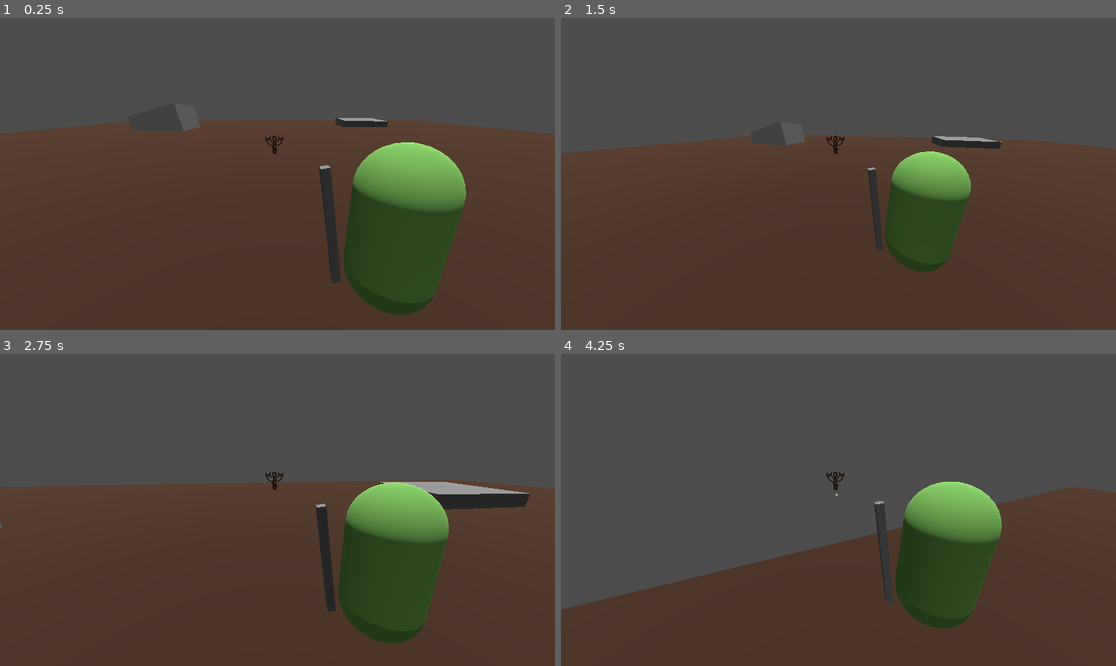
Above: before the commit, frames 1-4 (two rows, left to right).
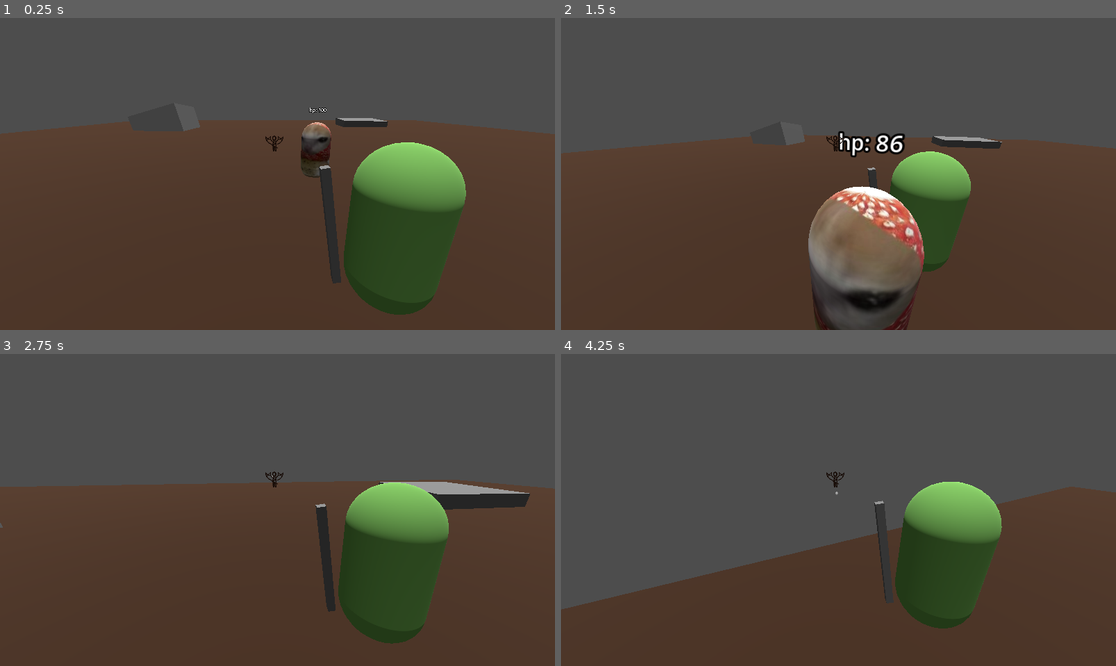
Above: after the commit, the same moments.

Repository: FlBisquit/SpoRPG
Game: Godot game, scene res://scenes/main.tscn
Same seed, same stepped clock (60 frames per second), same inputs: the game is played once before the commit and once after it.
Inputs (mouse positions are in pixels of both pictures, inside the frame that each line leads up to):
- Up to frame 1 (0.25 s): no input
- Up to frame 2 (1.5 s): tap Enter at 0.5 s; move the mouse to (866, 174) at 0.52 s; hold W (forward) from 0.53 s (still down); click (866, 174) at 0.6 s; tap Space (jump) at 0.77 s; move the mouse to (810, 174) at 1.27 s; tap Shift (dash) at 1.35 s
- Up to frame 3 (2.75 s): keep holding W (forward); tap Space (jump) at 1.52 s; click (249, 510) at 1.55 s; move the mouse to (288, 503) at 2.02 s; click (288, 503) at 2.1 s
- Up to frame 4 (4.25 s): keep holding W (forward); move the mouse to (832, 516) at 2.77 s; click (832, 516) at 2.85 s; tap Space (jump) at 3.02, 3.77 s; move the mouse to (877, 513) at 3.52 s; tap Shift (dash) at 3.6 s; click (877, 513) at 3.8 s

The runs differ from the first frame. In frame 1, 0.8% of the frame differs, in the area x 47-60%, y 28-52%; in frame 2, 7.6%, in the area x 44-66%, y 36-100%; in frame 3, less than 0.1%; in frame 4, less than 0.1%.

Commit message:
Added test target, damage and death effect. Some sounds. and probably hit sound but i think i dont like it so it's temporrary commented

Diff:
--- /dev/null
+++ b/objs/effects/explossion_effect.gd
@@ -0,0 +1,14 @@
+extends Node3D
+
+@onready var smoke: GPUParticles3D = $smoke
+@onready var explosion: GPUParticles3D = $explosion
+@onready var debris: GPUParticles3D = $debris
+@onready var explosion_sound: AudioStreamPlayer3D = $ExplosionSound
+
+func explode():
+	debris.emitting = true
+	explosion.emitting = true
+	smoke.emitting = true
+	explosion_sound.play()
+	await get_tree().create_timer(2.0).timeout
+	queue_free()
--- /dev/null
+++ b/objs/effects/explossion_effect.tscn
@@ -0,0 +1,152 @@
+[gd_scene format=3 uid="uid://ccdf58vw65krg"]
+
+[ext_resource type="Script" uid="uid://bbauvibilbanp" path="res://objs/effects/explossion_effect.gd" id="1_l80kx"]
+[ext_resource type="AudioStream" uid="uid://c1olw4uuw5nyy" path="res://sounds/impact_explosion_03.mp3" id="2_7vyk7"]
+
+[sub_resource type="Curve" id="Curve_l71k0"]
+_data = [Vector2(0, 0.5158817), 0.0, 0.0, 0, 0, Vector2(0.50279325, 1), 0.0, 0.0, 0, 0, Vector2(0.88268155, 0.16703176), 0.0, 0.0, 0, 0]
+point_count = 3
+
+[sub_resource type="CurveTexture" id="CurveTexture_c1m1w"]
+curve = SubResource("Curve_l71k0")
+
+[sub_resource type="Curve" id="Curve_c1m1w"]
+_limits = [0.0, 2.0, 0.0, 1.0]
+_data = [Vector2(0.019553073, 1.7864184), 0.0, 0.0, 0, 0, Vector2(0.8994413, 1.060241), 0.0, 0.0, 0, 0]
+point_count = 2
+
+[sub_resource type="CurveTexture" id="CurveTexture_jlc54"]
+curve = SubResource("Curve_c1m1w")
+
+[sub_resource type="Curve" id="Curve_e0t13"]
+_data = [Vector2(0, 0.31653887), 0.0, 0.0, 0, 0, Vector2(0.32960892, 0.6938664), 0.0, 0.0, 0, 0, Vector2(1, 0), 0.0, 0.0, 0, 0]
+point_count = 3
+
+[sub_resource type="CurveTexture" id="CurveTexture_aejmm"]
+curve = SubResource("Curve_e0t13")
+
+[sub_resource type="ParticleProcessMaterial" id="ParticleProcessMaterial_p4nqf"]
+emission_shape = 1
+emission_sphere_radius = 1.0
+direction = Vector3(0, -1, 0)
+initial_velocity_min = 1.0
+initial_velocity_max = 2.0
+gravity = Vector3(0, 5, 0)
+scale_min = 0.5
+scale_max = 1.5
+scale_curve = SubResource("CurveTexture_aejmm")
+alpha_curve = SubResource("CurveTexture_c1m1w")
+emission_curve = SubResource("CurveTexture_jlc54")
+
+[sub_resource type="StandardMaterial3D" id="StandardMaterial3D_7jpoo"]
+transparency = 1
+vertex_color_use_as_albedo = true
+albedo_color = Color(0.2504407, 0.21413174, 0.2040385, 1)
+
+[sub_resource type="SphereMesh" id="SphereMesh_4w3vh"]
+material = SubResource("StandardMaterial3D_7jpoo")
+height = 1.1
+radial_segments = 8
+rings = 4
+
+[sub_resource type="Gradient" id="Gradient_jlc54"]
+colors = PackedColorArray(0.4864257, 0.27379742, 1.4439226e-07, 1, 1, 0, 0, 1)
+
+[sub_resource type="GradientTexture1D" id="GradientTexture1D_e0t13"]
+gradient = SubResource("Gradient_jlc54")
+
+[sub_resource type="Curve" id="Curve_aejmm"]
+_data = [Vector2(0, 0.22398686), 0.0, 0.0, 0, 0, Vector2(0.37150836, 0.76506025), 0.0, 0.0, 0, 0, Vector2(0.9078212, 0), 0.0, 0.0, 0, 0]
+point_count = 3
+
+[sub_resource type="CurveTexture" id="CurveTexture_p4nqf"]
+curve = SubResource("Curve_aejmm")
+
+[sub_resource type="Curve" id="Curve_7jpoo"]
+_data = [Vector2(0.011173189, 0.37349397), 0.0, 0.0, 0, 0, Vector2(0.5083799, 0.85761225), 0.0, 0.0, 0, 0, Vector2(1, 0.10295725), 0.0, 0.0, 0, 0]
+point_count = 3
+
+[sub_resource type="CurveTexture" id="CurveTexture_4w3vh"]
+curve = SubResource("Curve_7jpoo")
+
+[sub_resource type="ParticleProcessMaterial" id="ParticleProcessMaterial_84hnu"]
+emission_shape = 1
+emission_sphere_radius = 1.0
+direction = Vector3(0, -1, 0)
+spread = 90.0
+initial_velocity_min = 2.0
+initial_velocity_max = 4.0
+gravity = Vector3(0, 2, 0)
+radial_accel_min = -2.2351742e-06
+radial_accel_max = 1.0499977
+scale_curve = SubResource("CurveTexture_4w3vh")
+color = Color(0.74088365, 0.36261493, 0.18720767, 1)
+color_ramp = SubResource("GradientTexture1D_e0t13")
+emission_curve = SubResource("CurveTexture_p4nqf")
+
+[sub_resource type="StandardMaterial3D" id="StandardMaterial3D_wr4cf"]
+albedo_color = Color(0.7150328, 0.44272533, 0.23421082, 1)
+emission_enabled = true
+emission = Color(0.63610286, 0.35698587, 0, 1)
+emission_energy_multiplier = 3.0
+
+[sub_resource type="SphereMesh" id="SphereMesh_cd6cu"]
+material = SubResource("StandardMaterial3D_wr4cf")
+radial_segments = 8
+rings = 4
+
+[sub_resource type="ParticleProcessMaterial" id="ParticleProcessMaterial_yb4qx"]
+lifetime_randomness = 1.0
+particle_flag_align_y = true
+spread = 180.0
+initial_velocity_min = 12.0
+initial_velocity_max = 14.0
+gravity = Vector3(0, 0.2, 0.1)
+
+[sub_resource type="StandardMaterial3D" id="StandardMaterial3D_unxdk"]
+albedo_color = Color(0.6117647, 0.5058824, 0, 1)
+emission_enabled = true
+emission = Color(0.5081938, 0.23080528, 0, 1)
+emission_energy_multiplier = 2.0
+
+[sub_resource type="CylinderMesh" id="CylinderMesh_l80kx"]
+material = SubResource("StandardMaterial3D_unxdk")
+top_radius = 0.1
+bottom_radius = 0.0
+
+[node name="Explossion" type="Node3D" unique_id=55569673]
+script = ExtResource("1_l80kx")
+
+[node name="smoke" type="GPUParticles3D" parent="." unique_id=1821103086]
+emitting = false
+amount = 12
+sub_emitter = NodePath(".")
+lifetime = 1.5
+one_shot = true
+explosiveness = 1.0
+fixed_fps = 60
+process_material = SubResource("ParticleProcessMaterial_p4nqf")
+draw_pass_1 = SubResource("SphereMesh_4w3vh")
+
+[node name="explosion" type="GPUParticles3D" parent="." unique_id=363284877]
+emitting = false
+amount = 15
+amount_ratio = 0.5
+one_shot = true
+process_material = SubResource("ParticleProcessMaterial_84hnu")
+draw_pass_1 = SubResource("SphereMesh_cd6cu")
+
+[node name="debris" type="GPUParticles3D" parent="." unique_id=580407097]
+transform = Transform3D(1, 0, 0, 0, 1, 0, 0, 0, 1, 0.20000002, -0.1, -0.1)
+emitting = false
+sub_emitter = NodePath(".")
+lifetime = 0.5
+one_shot = true
+explosiveness = 1.0
+fixed_fps = 60
+process_material = SubResource("ParticleProcessMaterial_yb4qx")
+draw_pass_1 = SubResource("CylinderMesh_l80kx")
+
+[node name="ExplosionSound" type="AudioStreamPlayer3D" parent="." unique_id=219736103]
+transform = Transform3D(1, 0, 0, 0, 1, 0, 0, 0, 1, 0.20000002, -0.1, -0.1)
+stream = ExtResource("2_7vyk7")
--- a/objs/spells/sparkle.tscn
+++ b/objs/spells/sparkle.tscn
@@ -1,6 +1,7 @@
 [gd_scene format=3 uid="uid://dgmvwy745itus"]
 
 [ext_resource type="Script" uid="uid://bmh2tqqutsp1e" path="res://sparkle.gd" id="1_mfiqw"]
+[ext_resource type="AudioStream" uid="uid://b7lb6ellua2xa" path="res://sounds/eletricity.mp3" id="2_rgpt6"]
 
 [sub_resource type="CapsuleShape3D" id="CapsuleShape3D_rgpt6"]
 height = 1.861084
@@ -23,3 +24,10 @@
 transform = Transform3D(1, 0, 0, 0, 1, 0, 0, 0, 1, 0, 0, 1.2357566)
 spot_range = 2.0
 spot_angle = 32.261368
+
+[node name="sparkle sound" type="AudioStreamPlayer3D" parent="." unique_id=1128219775]
+stream = ExtResource("2_rgpt6")
+volume_db = -2.0
+pitch_scale = 2.53
+max_distance = 60.0
+max_polyphony = 2
--- a/scenes/main.tscn
+++ b/scenes/main.tscn
@@ -4,6 +4,9 @@
 [ext_resource type="Script" uid="uid://3hxlnjvdwm34" path="res://scenes/cameraSpringarm.gd" id="3_jyhfs"]
 [ext_resource type="Texture2D" uid="uid://d1e7kw1s8hyjh" path="res://images/interface/crosshair.png" id="3_sugp2"]
 [ext_resource type="Script" uid="uid://wkk8blupgri" path="res://scenes/stuff.gd" id="4_jyhfs"]
+[ext_resource type="AudioStream" uid="uid://ciqh7ml3g67y5" path="res://sounds/hit-marker.mp3" id="5_o6xl0"]
+[ext_resource type="Script" uid="uid://dlkv08ovdrqck" path="res://scenes/test_target.gd" id="5_tbgi4"]
+[ext_resource type="Texture2D" uid="uid://cmt64gughk88d" path="res://images/misc/shromcat.jpg" id="6_tefeu"]
 
 [sub_resource type="Environment" id="Environment_0wfyh"]
 
@@ -21,6 +24,13 @@
 
 [sub_resource type="StandardMaterial3D" id="StandardMaterial3D_tbgi4"]
 albedo_color = Color(0.2628975, 0.16511759, 0.09841924, 1)
+
+[sub_resource type="StandardMaterial3D" id="StandardMaterial3D_o6xl0"]
+albedo_texture = ExtResource("6_tefeu")
+
+[sub_resource type="CapsuleMesh" id="CapsuleMesh_tipki"]
+
+[sub_resource type="CapsuleShape3D" id="CapsuleShape3D_85g3d"]
 
 [node name="Main" type="Node3D" unique_id=1047446959]
 
@@ -74,7 +84,7 @@
 offset_left = -43.0
 offset_top = -133.0
 offset_right = 85.0
-offset_bottom = -5.0
+offset_bottom = -23.0
 grow_horizontal = 2
 grow_vertical = 2
 scale = Vector2(0.5, 0.5)
@@ -95,6 +105,10 @@
 
 [node name="cast_pos" type="Node3D" parent="Player/stuff" unique_id=593999385]
 transform = Transform3D(0.9966316, -0.07486114, 0.03349235, 0.0077346554, 0.4923628, 0.8703561, -0.08164622, -0.86716473, 0.4912835, 0.124595165, 0.4551767, 0.008198658)
+
+[node name="hitmarker" type="AudioStreamPlayer3D" parent="Player" unique_id=211811303]
+transform = Transform3D(1, 0, 0, 0, 1, 0, 0, 0, 1, 0, -0.23045516, -5)
+stream = ExtResource("5_o6xl0")
 
 [node name="Environmet" type="Node3D" parent="." unique_id=1446119933]
 
@@ -118,3 +132,17 @@
 transform = Transform3D(3.7700434, -0.2526656, -0.23641567, 1.0021276, 0.96214586, 0.39751995, 0.11387182, -0.10215373, 4.3288302, -12.813572, -1.8905609, -20.768345)
 use_collision = true
 size = Vector3(1.3105469, 8.078857, 0.97802734)
+
+[node name="test_target" type="StaticBody3D" parent="." unique_id=1690569225]
+transform = Transform3D(1, 0, 0, 0, 1, 0, 0, 0, 1, 0, 1, -5)
+script = ExtResource("5_tbgi4")
+
+[node name="MeshInstance3D" type="MeshInstance3D" parent="test_target" unique_id=610527555]
+material_override = SubResource("StandardMaterial3D_o6xl0")
+mesh = SubResource("CapsuleMesh_tipki")
+
+[node name="hp_bar" type="Label3D" parent="test_target" unique_id=1082790761]
+transform = Transform3D(1, 0, 0, 0, 1, 0, 0, 0, 1, 0, 1.4, 0)
+
+[node name="CollisionShape3D" type="CollisionShape3D" parent="test_target" unique_id=290971229]
+shape = SubResource("CapsuleShape3D_85g3d")
--- /dev/null
+++ b/scenes/test_target.gd
@@ -0,0 +1,29 @@
+extends Node3D
+
+var max_hp = 100
+var hp = 100
+var hp_tick = 0.0
+@onready var hp_bar: Label3D = $hp_bar
+
+var die_effect = load("res://objs/effects/explossion_effect.tscn")
+
+func take_dmg(damage):
+	hp -= damage
+func death() -> void:
+	if hp > 0:
+		return
+	var instance = die_effect.instantiate()
+	get_parent().add_child(instance)
+	instance.global_transform = global_transform
+	instance.explode()
+	queue_free()
+
+func _process(delta: float) -> void:
+	death()
+	hp_bar.text = "hp: %s" % hp
+
+	hp_tick += delta
+	if hp_tick >= 1.0:
+		hp_tick = 0.0
+		if hp < max_hp:
+			hp += 1
--- a/scripts/player.gd
+++ b/scripts/player.gd
@@ -1,4 +1,5 @@
 extends CharacterBody3D
+
 
 var mana_pool = 200
 var max_mana = 200
@@ -9,6 +10,8 @@
 var max_speed = 7.0
 var accelaration = 0.1
 
+var hp = 100
+var max_hp = 100
 
 var dash_speed = 20.0
 var dash_time = 0.15
@@ -20,10 +23,16 @@
 
 @onready var camera_pivot: Node3D = $CameraPivot
 @onready var camera_3d: Camera3D = $CameraPivot/Camera3D
+@onready var pos = $stuff/cast_pos
+@onready var hitmarker: AudioStreamPlayer3D = $hitmarker
+
 var spell = load("res://objs/spells/sparkle.tscn")
-@onready var pos = $stuff/cast_pos
 
 var MOUSE_SENSITIVITY: float = 0.003
+
+
+func take_dmg(data):
+	hp -= data.damage
 
 func _input(event: InputEvent) -> void:
 	if event is InputEventMouseMotion:
@@ -37,6 +46,7 @@
 	instance.position = pos.global_position
 	instance.transform.basis = pos.global_transform.basis
 	instance.scale = Vector3.ONE
+	#instance.hit.connect(hitmarker.play)
 	get_parent().add_child(instance)
 
 func dash():
--- a/sparkle.gd
+++ b/sparkle.gd
@@ -1,13 +1,21 @@
 extends CharacterBody3D
 
 var speed = 50
+var damage = 15
+@onready var sparkle_sound: AudioStreamPlayer3D = $"sparkle sound"
+
+signal hit
 
 func _ready() -> void:
 	velocity = -transform.basis.z * speed
-
+	sparkle_sound.play()
 func _physics_process(delta: float) -> void:
+	var collision = move_and_collide(velocity * delta)
 	if is_on_floor():
 		queue_free()
-	if not is_on_floor():
-		velocity += 0.2 * get_gravity() * delta
-	move_and_slide()
+	if collision:
+		var body = collision.get_collider()
+		if body.has_method('take_dmg'):
+			body.take_dmg(damage)
+			hit.emit()
+		queue_free()
Binary file added: images/misc/shromcat.jpg
Not shown, added: images/misc/shromcat.jpg.import
Binary file added: images/textures/effects/fire_01.png
Not shown, added: images/textures/effects/fire_01.png.import
Binary file added: images/textures/effects/fire_02.png
Not shown, added: images/textures/effects/fire_02.png.import
Binary file added: images/textures/effects/flame_01.png
Not shown, added: images/textures/effects/flame_01.png.import
Binary file added: images/textures/effects/flame_02.png
Not shown, added: images/textures/effects/flame_02.png.import
Binary file added: images/textures/effects/flame_03.png
Not shown, added: images/textures/effects/flame_03.png.import
(and 32 more such lines)
